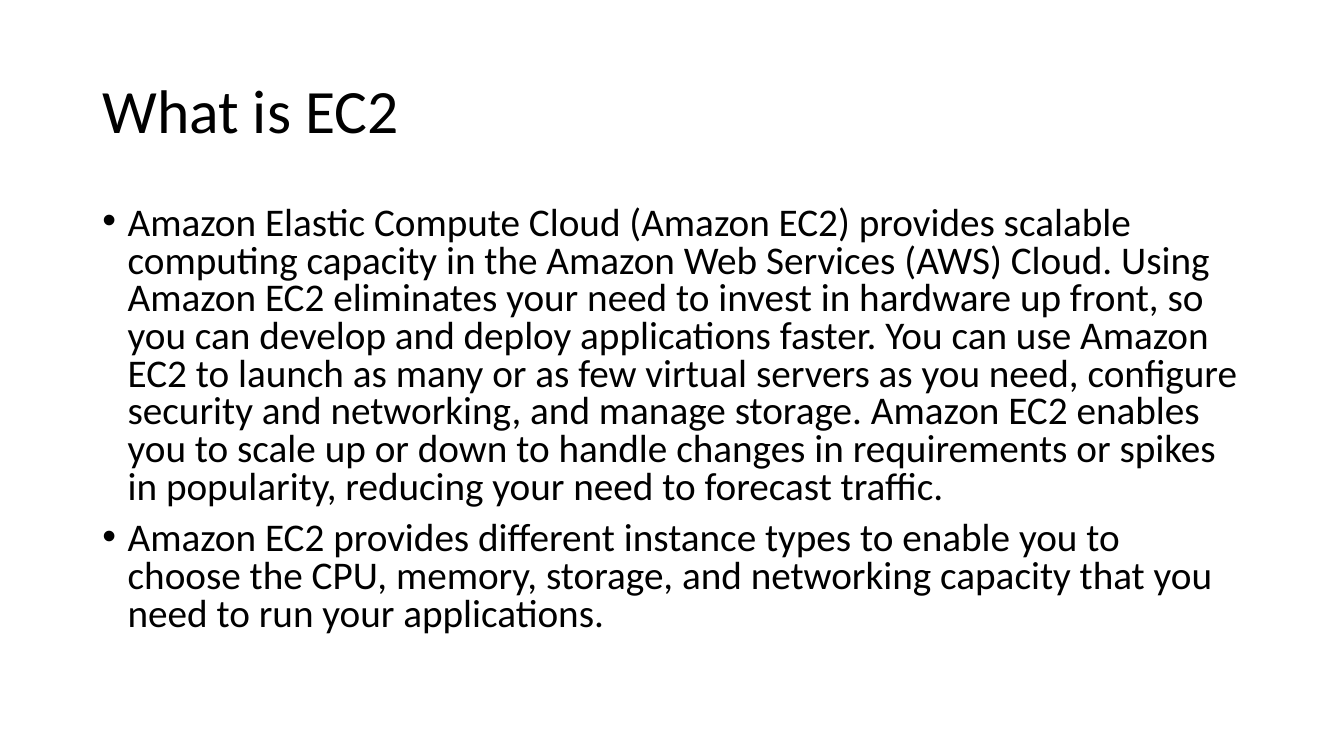
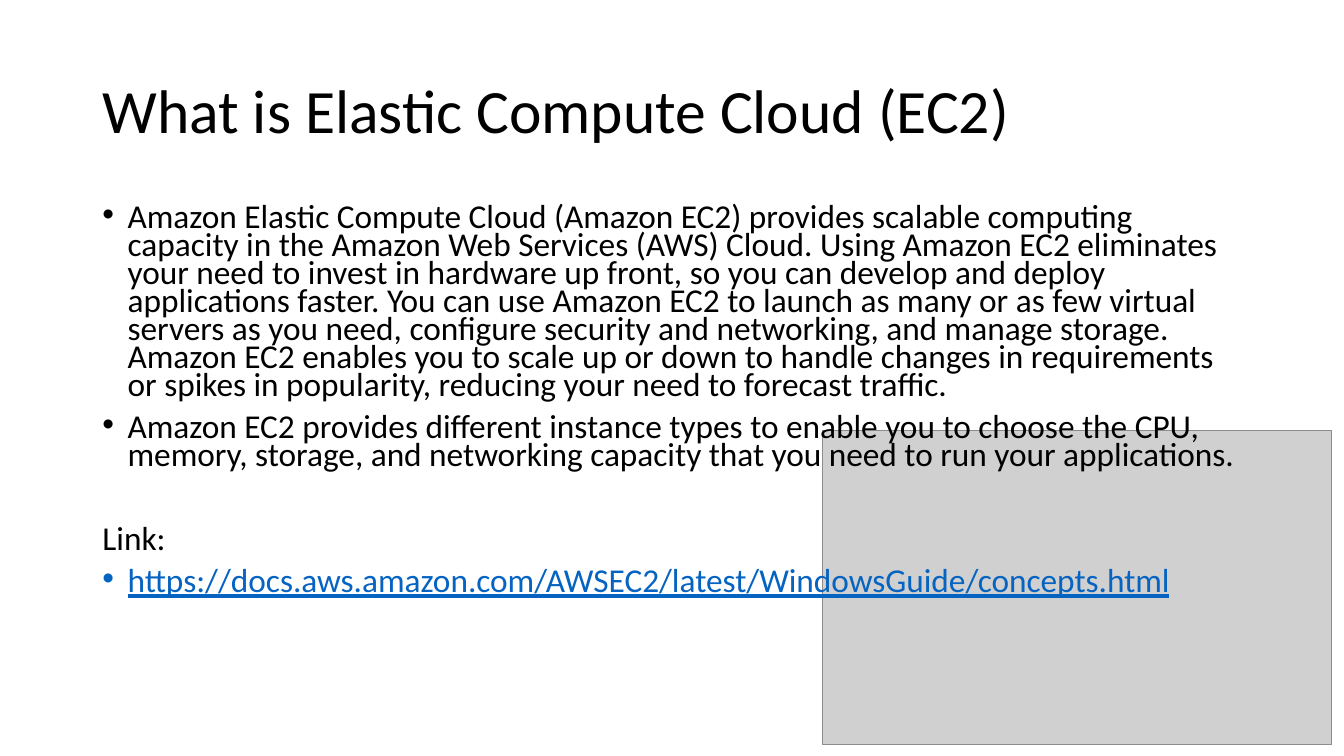
Before and after one commit to beeeiruuui/GitShare, a slide deck: slide 6 of FYPPresentation.pptx. Drawn at 1344x756 pixels with LibreOffice and Linux fonts; fonts in the diff are those of the drawing; grey boxes stand for pictures. Boxes give left, top, right and bottom in pixels: in the first picture for what was removed or moved away, otherwise in the second. Text is boxed around its words. In the diff, an @@ line names an element or a change of style, - is before the commit and + after.

```diff
--- a/FYPPresentation.pptx
+++ b/FYPPresentation.pptx
@@ title at [102, 88, 1009, 143]: text changed @@
-What is EC2
+What is Elastic Compute Cloud (EC2)
@@ text at [128, 203, 1234, 472]: size 28 to 23.8 pt in "Amazon Elastic Compute Cloud (Amazon EC2) provides ...", "Amazon EC2 provides different instance types to ..."; line spacing 0.8 to 0.7 @@
@@ picture added at [823, 431, 1331, 745] @@
@@ text at [102, 527, 1170, 601]: paragraphs added @@
+Link:
+• https://docs.aws.amazon.com/AWSEC2/latest/WindowsGuide/concepts.html
```
Also in this commit, not shown: 4 other slides changed, 2 slides added, 1 slide removed.
